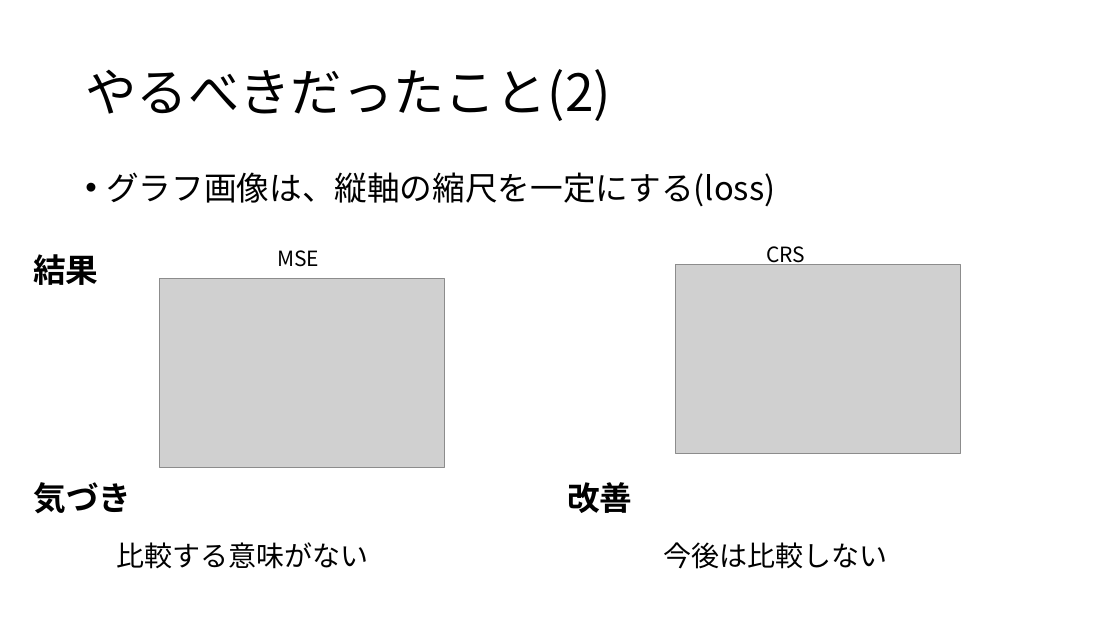
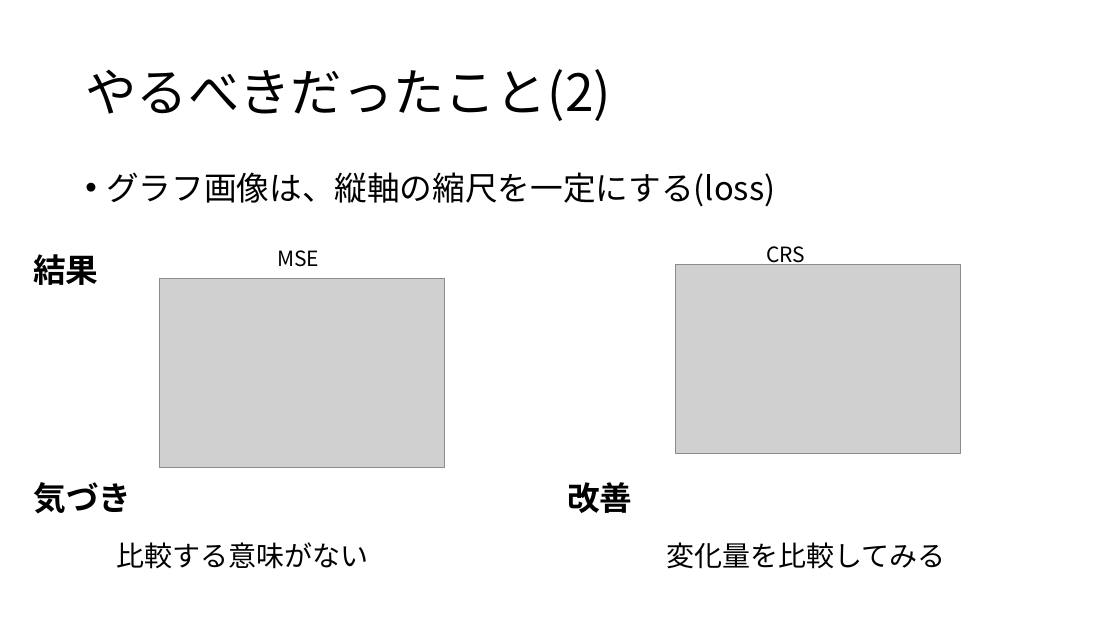
Before and after one commit to s1250103/Public_mori-lab, a slide deck: slide 5 of experiments/1.1[next/Check.pptx. Drawn at 1120x630 pixels with LibreOffice and Linux fonts; fonts in the diff are those of the drawing; grey boxes stand for pictures. Boxes give left, top, right and bottom in pixels: in the first picture for what was removed or moved away, otherwise in the second. Text is boxed around its words. In the diff, an @@ line names an element or a change of style, - is before the commit and + after.

```diff
--- a/experiments/1.1[next/Check.pptx
+++ b/experiments/1.1[next/Check.pptx
@@ text at (667, 542, 946, 569): text changed @@
-今後は比較しない
+変化量を比較してみる
```
Also in this commit, not shown: 1 other slide changed.
